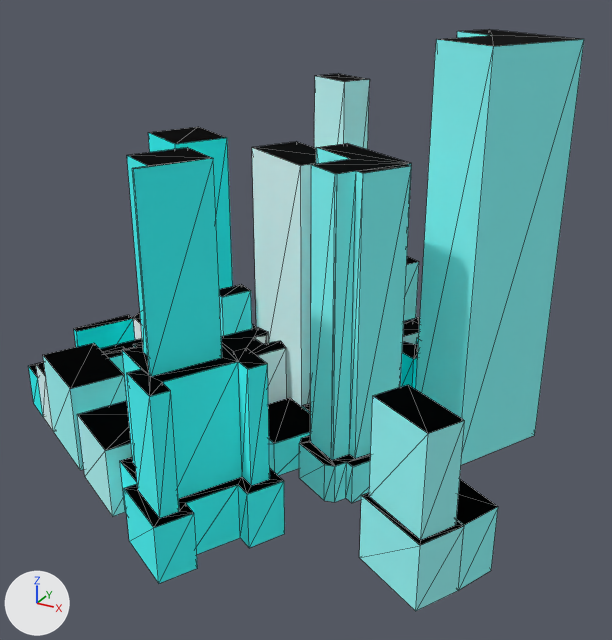
The glTF model web/public/assets/nyc/tiles/0_-1.far.glb: old version first, new version second.
One viewpoint serves both versions: a camera (50 mm lens) standing at (337.0, -473.0, 240.0) and looking at (147.0, -128.0, 67.0). The lights are fixed; the arrows at lower left show +X, +Y and +Z. The picture after the commit comes second. Mesh edges are drawn as thin lines. Where no turn or scale is listed for an object, it has been applied to the vertices. Vertices at exactly the same position are counted once.

Before the edit, the objects in view are built like this:
```python
me_0__1_far = bpy.data.meshes.new('0_-1_far')
me_0__1_far.from_pydata(...)  # 544 vertices, 842 faces; spans x -138.0..138.0, y -139.0..139.0, z -101.0..101.0
# faces by material slot: [596, 246]
me_0__1_far.materials.append(mat_facade)
me_0__1_far.materials.append(mat_roof)
ob_0__1_far = bpy.data.objects.new('0_-1_far', me_0__1_far)
ob_0__1_far.location = (129.1, -120.7, 101.2)
```
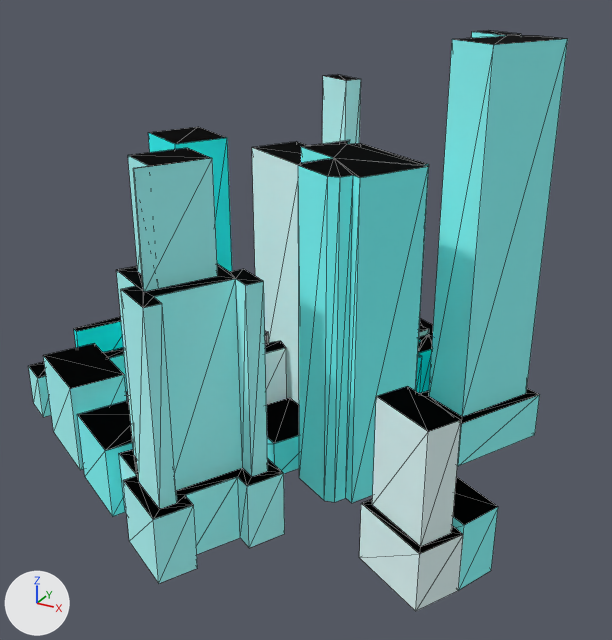
Boxes [x1, y1, x2, y2] around the edits, measured in the pictures (612 x 640 px; the box of a moved part takes in the faces that stretch with it):
'0_-1_far', reshaped: before [28, 29, 584, 611]; after [28, 31, 568, 611]
part 1 of me_0__1_far, moved or reshaped: before [36, 29, 584, 548]; after [43, 31, 568, 548]
part 2 of me_0__1_far, recoloured: [28, 156, 467, 611] in both

Edits to the bpy script that builds the scene:
```text
Change me_0__1_far:
    used by ob_0__1_far; location = (129.1, -120.7, 101.2)
    remove me_0__1_far.from_pydata(...)  # 544 vertices, 842 faces; spans x -138.0..138.0, y -139.0..139.0, z -101.0..101.0
    add me_0__1_far.from_pydata(...)  # 553 vertices, 851 faces; spans x -138.0..138.0, y -139.0..139.0, z -101.0..101.0
    me_0__1_far part 1
    73 vertices are removed from x -119.0..126.0, y -123.0..88.0, z -101.0..101.0
    189 faces are deleted
    6 vertices in x 16.0..42.0, y -139.0..-98.0, z -73.0 move by (0.0, 0.0, 4.0)
    5 vertices in x -16.0..26.0, y -121.0..-81.0, z -17.0 move by (0.0, 0.0, 36.0)
    4 vertices in x 86.0..131.0, y -103.0..-65.0, z -69.0 move by (0.0, 0.0, -4.0)
    3 vertices in x 2.0..11.0, y -119.0..-113.0, z -17.0 move by (1.0, 0.0, 36.0)
    3 vertices in x 24.0..44.0, y -125.0..-88.0, z -17.0 move by (-1.0, 0.0, 36.0)
    19 vertices move from x -1.0..127.0, y -133.0..-68.0, z -73.0..-17.0 to x 0.0..126.0, y -132.0..-69.0, z -73.0..19.0
    41 vertices are added at x -102.0..119.0, y -71.0..88.0, z -101.0..74.0
    12 new vertices lie (0.0, 0.0, 156.0) away from vertices in x 18.0..83.0, y -55.0..12.0, z -101.0
    7 new vertices lie (0.0, 0.0, 32.0) away from vertices in x -22.0..50.0, y -123.0..-66.0, z -101.0
    7 new vertices lie (0.0, 0.0, -88.0) away from vertices in x -16.0..44.0, y -122.0..-72.0, z -17.0
    6 new vertices lie (0.0, 0.0, 24.0) away from vertices in x 64.0..126.0, y 3.0..79.0, z -101.0
    9 new vertices lie (0.0, 0.0, 178.0) away from vertices in x 70.0..119.0, y 10.0..73.0, z -77.0
    126 new faces join them, mat_facade
    72 new faces join them, mat_roof
    me_0__1_far part 2: 268 kept faces spanning x -135.0..138.0, y -139.0..139.0, z -101.0..66.0 get new vertex colours
```
